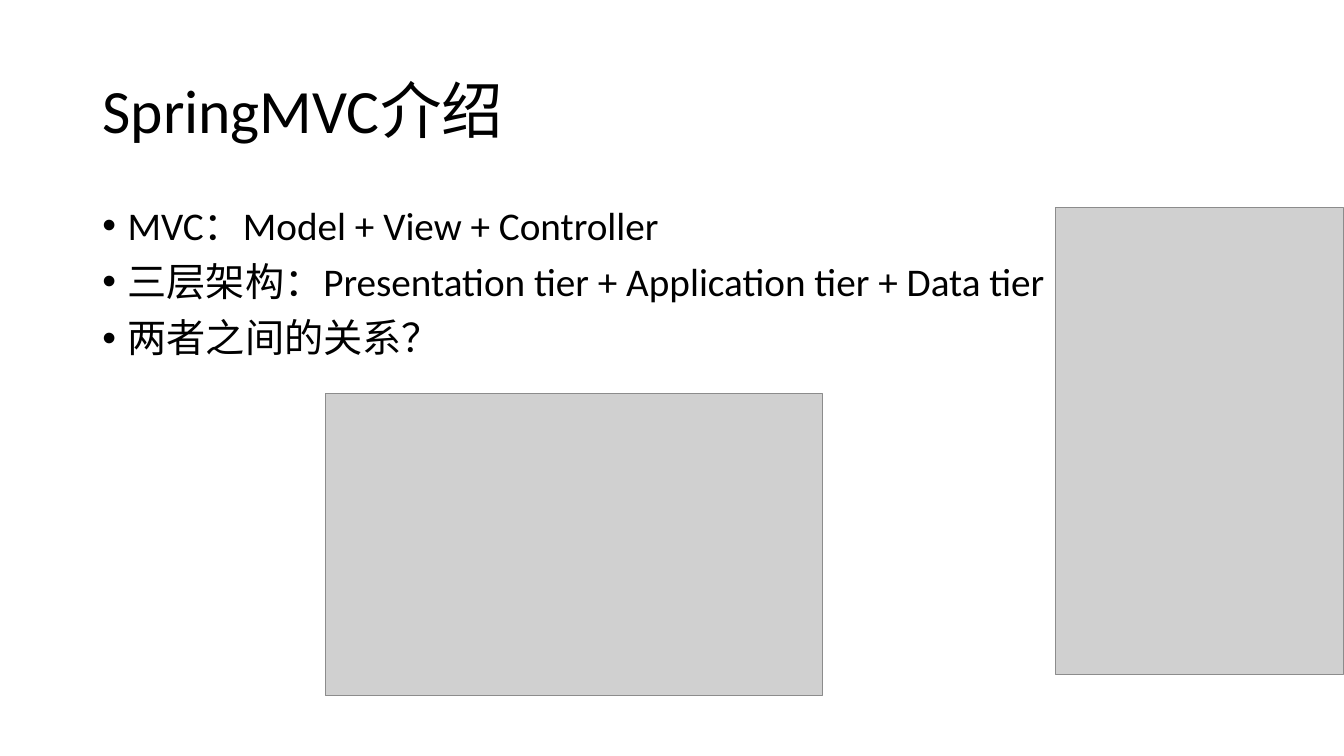
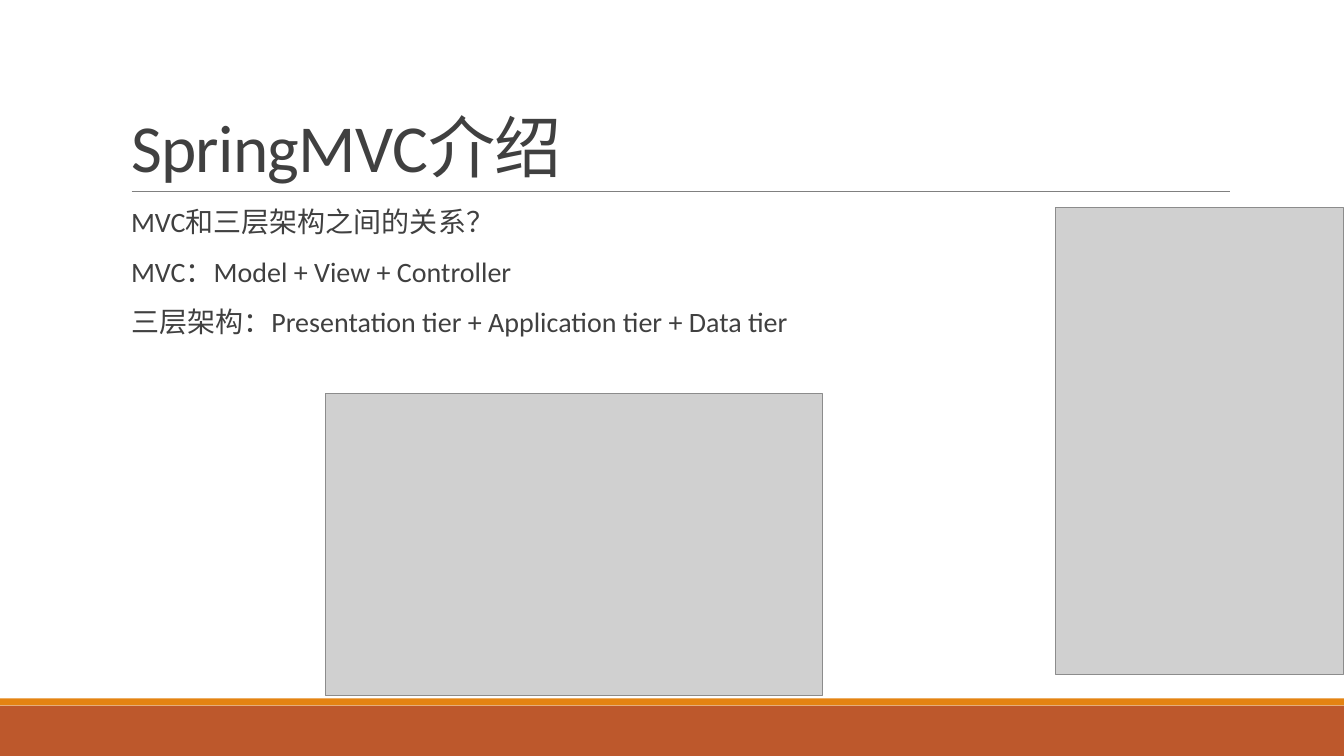
Before and after one commit to airuitian/MicroService, a slide deck: slide 19 of springboot/SpringBoot-1.pptx (slide 15 before the commit). Drawn at 1344x756 pixels with LibreOffice and Linux fonts; fonts in the diff are those of the drawing; grey boxes stand for pictures. Boxes give left, top, right and bottom in pixels: in the first picture for what was removed or moved away, otherwise in the second. Text is boxed around its words. In the diff, an @@ line names an element or a change of style, - is before the commit and + after.

```diff
--- a/springboot/SpringBoot-1.pptx
+++ b/springboot/SpringBoot-1.pptx
@@ title "SpringMVC介绍": place and size @@
-title "SpringMVC介绍" at <box>102,82,503,144</box>
+title "SpringMVC介绍" at <box>131,117,562,184</box>
@@ title "SpringMVC介绍" at <box>131,117,562,184</box>: size 44 to 48 pt, text colour #000000 to #404040, letter spacing 0 to -0.5 pt; line spacing 0.9 to 0.85; vertical alignment middle to bottom @@
@@ text at <box>131,209,494,235</box>: paragraph added @@
+  MVC和三层架构之间的关系？
@@ line added from (132, 192) to (1231, 192), #808080 0.5 pt @@
@@ text at <box>131,262,787,337</box>: size 28 to 20 pt, text colour #000000 to #404040 in "MVC：Model + View + Controller", "三层架构：Presentation tier + Application tier + Data ..."; bullet • to  ; more space between paragraphs @@
@@ text at <box>128,319,441,356</box>: paragraph removed @@
-• 两者之间的关系？
@@ rectangle added at <box>0,706,1344,756</box>, fill #BD582C @@
@@ rectangle added at <box>0,699,1344,706</box>, fill #E48312 @@
```
Also in this commit, not shown: 26 other slides changed, 15 slides added, 42 other files.
